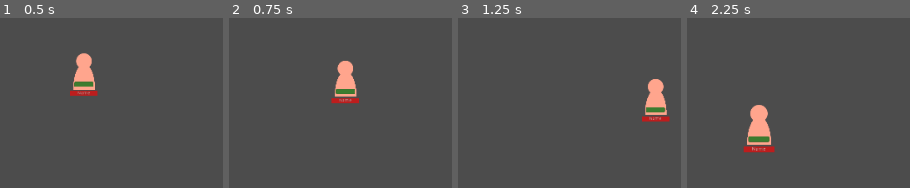
Above: before the commit, frames 1-4 (left to right).
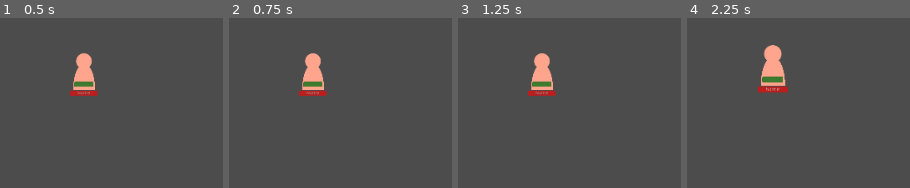
Above: after the commit, the same moments.

Repository: AdaLollA/EdgeLand
Game: Godot game, scene res://root.tscn
Two runs of this game, one before a commit and one after it. Both use one fixed random seed, a clock stepped at 60 frames per second and the inputs below.
Inputs (mouse positions are in pixels of both pictures, inside the frame that each line leads up to):
- Up to frame 1 (0.5 s): no input
- Up to frame 2 (0.75 s): tap Enter at 0.5 s; move the mouse to (outside the picture) at 0.52 s; press the mouse at (outside the picture) at 0.53 s; hold Right (ui_right) from 0.53 s (still down)
- Up to frame 3 (1.25 s): keep holding Right (ui_right)
- Up to frame 4 (2.25 s): move the mouse to (outside the picture) at 1.27 s; release Right (ui_right) at 1.28 s; release the mouse at (outside the picture) at 1.28 s; hold Down (ui_down) 1.28-2.03 s; click (outside the picture) at 1.35 s; move the mouse to (834, 28) at 2.02 s; hold Right (ui_right) from 2.03 s (still down); hold Mouse wheel up (zoom_in) from 2.03 s (still down)

Frame 1 is identical in both runs. In frame 2, 4.1% of the frame differs, in the area x 31-59%, y 20-50%; in frame 3, 4.1%; in frame 4, 5.2%, in the area x 25-46%, y 15-80%.

Commit message:
selectable and move when selected only

Diff:
--- a/Camera.gd
+++ b/Camera.gd
@@ -9,4 +9,3 @@
 	elif event.is_action_pressed('zoom_in') && zoom.x > 0.5:
 		zoom.x -= granularity
 		zoom.y -= granularity
-	print(zoom.x)
--- a/Character.gd
+++ b/Character.gd
@@ -22,7 +22,7 @@
 	target = get_transform().get_origin()
 
 func _input(event):
-	if event.is_action_pressed('click'):
+	if event.is_action_pressed('click') && selected:
 		target = get_global_mouse_position()
 
 func _physics_process(delta):
@@ -30,3 +30,10 @@
 	# look_at(target)
 	if position.distance_to(target) > 5:
 		velocity = move_and_slide(velocity)
+
+func _on_Character_input_event(viewport, event, shape_idx):
+	if event.is_action_pressed('click'):
+		print('clicked')
+		selected = !selected
+		$CharacterUI.updateNameUI()
+	pass # Replace with function body.
--- a/Character.tscn
+++ b/Character.tscn
@@ -44,6 +44,7 @@
 [node name="Character" type="KinematicBody2D"]
 position = Vector2( 500, 200 )
 scale = Vector2( 0.4, 0.4 )
+input_pickable = true
 script = ExtResource( 1 )
 
 [node name="LayeredSprite" type="Node2D" parent="."]
@@ -106,3 +107,4 @@
 __meta__ = {
 "_edit_use_anchors_": false
 }
+[connection signal="input_event" from="." to="." method="_on_Character_input_event"]
